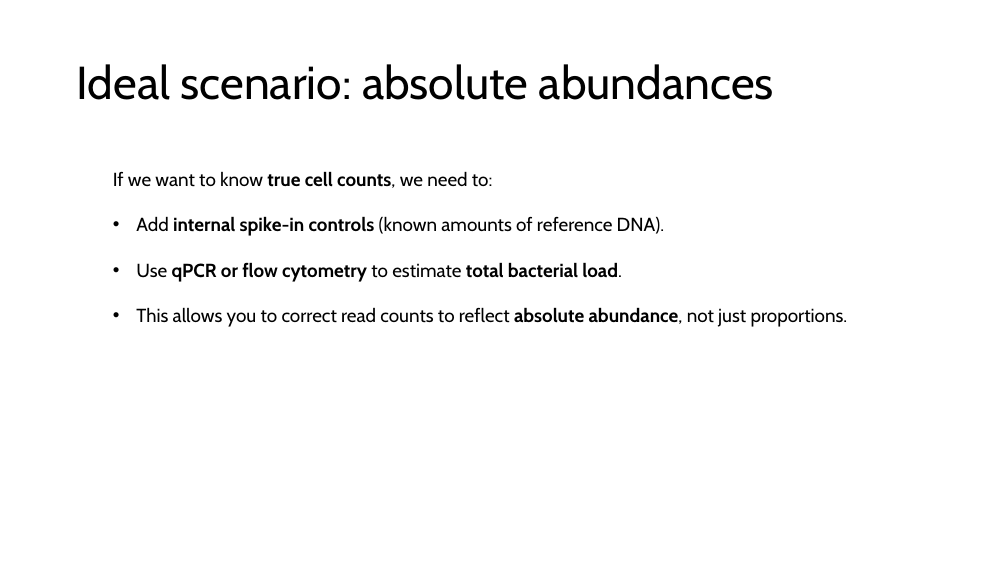
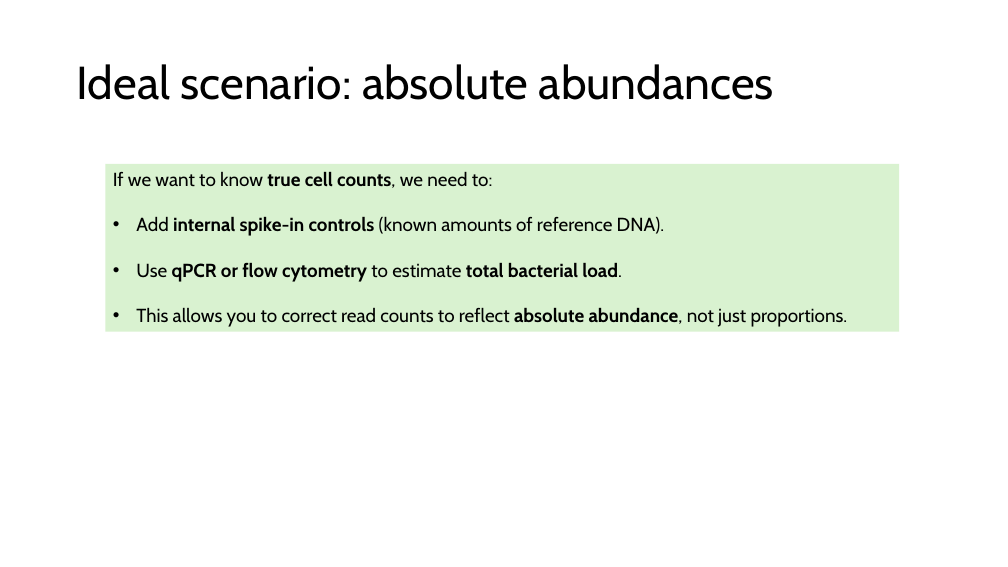
Before and after one commit to biosustain/dsp_metagenomics_training, a slide deck: slide 42 of course_contents/IntroMetagenomics.pptx. Drawn at 1008x567 pixels with LibreOffice and Linux fonts; fonts in the diff are those of the drawing. Boxes give left, top, right and bottom in pixels: in the first picture for what was removed or moved away, otherwise in the second. Text is boxed around its words. In the diff, an @@ line names an element or a change of style, - is before the commit and + after.

```diff
--- a/course_contents/IntroMetagenomics.pptx
+++ b/course_contents/IntroMetagenomics.pptx
@@ rectangle "If we want to know ...": place and size @@
-rectangle "If we want to know ..." at [113,171,848,327]
+rectangle "If we want to know ..." at [105,164,899,332]
@@ rectangle "If we want to know ..." at [105,164,899,332]: fill none to #D9F2D0 @@
```
Also in this commit, not shown: 11 other slides changed, 1 other file.
